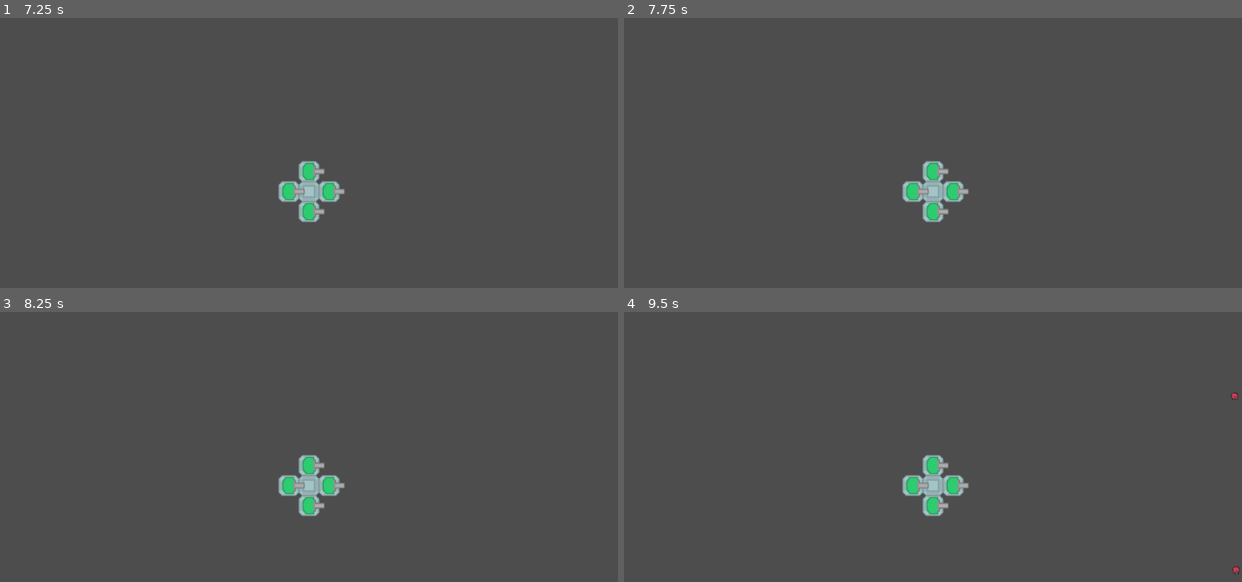
Above: before the commit, frames 1-4 (two rows, left to right).
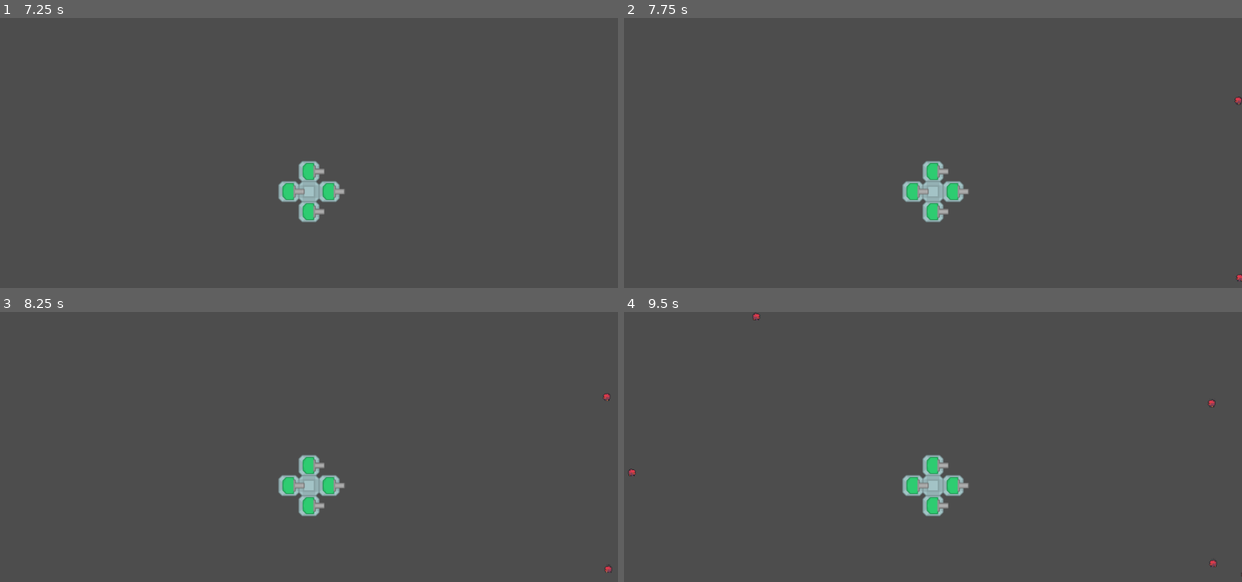
Above: after the commit, the same moments.

Repository: Quilfort/gamedevjs-2025
Game: Godot game, scene res://Scenes/battlefield.tscn
Same seed, same stepped clock (60 frames per second), same inputs: the game is played once before the commit and once after it.
Inputs:
- Up to frame 1 (7.25 s): tap Enter at 0.5, 2, 3.5 s; tap Space at 1.25, 2.75, 4.25 s
- Up to frame 2 (7.75 s): no input
- Up to frame 3 (8.25 s): no input
- Up to frame 4 (9.5 s): no input

Frame 1 is identical in both runs. In frame 2, less than 0.1% of the frame differs, in the area x 98-100%, y 29-98%; in frame 3, less than 0.1%; in frame 4, 0.2%, in the area x 0-100%, y 0-98%.

Commit message:
Add Experience item

Diff:
--- a/gamedev-2025/Scenes/Enemy/enemy_basic.tscn
+++ b/gamedev-2025/Scenes/Enemy/enemy_basic.tscn
@@ -1,7 +1,8 @@
-[gd_scene load_steps=22 format=3 uid="uid://cfvmx5and5r7v"]
+[gd_scene load_steps=23 format=3 uid="uid://cfvmx5and5r7v"]
 
 [ext_resource type="Script" path="res://Scripts/Enemy/enemy_basic.gd" id="1_2x1x7"]
 [ext_resource type="Texture2D" uid="uid://1vlh4x6y7eel" path="res://Assets/Enemy/EnemyBasic/SpriteSheet.png" id="2_gd76v"]
+[ext_resource type="PackedScene" uid="uid://b0mxnhd0y1f" path="res://Scenes/Enemy/experience_item.tscn" id="3_tv5hi"]
 
 [sub_resource type="AtlasTexture" id="AtlasTexture_327ik"]
 atlas = ExtResource("2_gd76v")
@@ -156,6 +157,7 @@
 collision_mask = 0
 gravity_scale = 0.0
 script = ExtResource("1_2x1x7")
+exp_scene = ExtResource("3_tv5hi")
 movement_speed = 30.0
 
 [node name="AnimatedSprite2D" type="AnimatedSprite2D" parent="."]
--- /dev/null
+++ b/gamedev-2025/Scenes/Enemy/experience_item.tscn
@@ -0,0 +1,54 @@
+[gd_scene load_steps=8 format=3 uid="uid://b0mxnhd0y1f"]
+
+[ext_resource type="Script" path="res://Scripts/Enemy/experience_item.gd" id="1_i3kxe"]
+[ext_resource type="Texture2D" uid="uid://c61cnhbifa31h" path="res://Assets/Experience/experience_basic.png" id="2_sprxb"]
+
+[sub_resource type="AtlasTexture" id="AtlasTexture_oak0l"]
+atlas = ExtResource("2_sprxb")
+region = Rect2(0, 0, 10, 10)
+
+[sub_resource type="AtlasTexture" id="AtlasTexture_fclj5"]
+atlas = ExtResource("2_sprxb")
+region = Rect2(10, 0, 10, 10)
+
+[sub_resource type="AtlasTexture" id="AtlasTexture_crm55"]
+atlas = ExtResource("2_sprxb")
+region = Rect2(20, 0, 10, 10)
+
+[sub_resource type="AtlasTexture" id="AtlasTexture_xv6kw"]
+atlas = ExtResource("2_sprxb")
+region = Rect2(30, 0, 10, 10)
+
+[sub_resource type="SpriteFrames" id="SpriteFrames_u12xr"]
+animations = [{
+"frames": [{
+"duration": 1.0,
+"texture": SubResource("AtlasTexture_oak0l")
+}, {
+"duration": 1.0,
+"texture": SubResource("AtlasTexture_fclj5")
+}, {
+"duration": 1.0,
+"texture": SubResource("AtlasTexture_crm55")
+}, {
+"duration": 1.0,
+"texture": SubResource("AtlasTexture_xv6kw")
+}],
+"loop": true,
+"name": &"default",
+"speed": 5.0
+}]
+
+[node name="ExperienceItem" type="RigidBody2D"]
+gravity_scale = 0.0
+script = ExtResource("1_i3kxe")
+
+[node name="AnimatedSprite2D" type="AnimatedSprite2D" parent="."]
+sprite_frames = SubResource("SpriteFrames_u12xr")
+frame_progress = 0.335489
+
+[node name="CollisionShape2D" type="CollisionShape2D" parent="."]
+
+[node name="Timer" type="Timer" parent="."]
+
+[connection signal="timeout" from="Timer" to="." method="_on_timer_timeout"]
--- a/gamedev-2025/Scenes/battlefield.tscn
+++ b/gamedev-2025/Scenes/battlefield.tscn
@@ -36,7 +36,7 @@
 
 [node name="StartTimer" type="Timer" parent="Main"]
 unique_name_in_owner = true
-wait_time = 2.0
+wait_time = 0.5
 one_shot = true
 
 [node name="Middle" type="Node" parent="."]
--- a/gamedev-2025/Scripts/Enemy/enemy_basic.gd
+++ b/gamedev-2025/Scripts/Enemy/enemy_basic.gd
@@ -1,4 +1,7 @@
 extends RigidBody2D
+
+@export var exp_scene: PackedScene
+@export var exp_amount := 1
 
 #Movement
 @export var movement_speed = 10.0
@@ -32,6 +35,14 @@
 		else:
 			sprite.play("left")
 
+func die():
+	for i in exp_amount:
+		var exp_item = exp_scene.instantiate()
+		exp_item.global_position = global_position
+		get_parent().add_child(exp_item)
+
+	queue_free()
+
 
 func _on_visible_on_screen_notifier_2d_screen_exited():
 	queue_free()
--- /dev/null
+++ b/gamedev-2025/Scripts/Enemy/experience_item.gd
@@ -0,0 +1,31 @@
+extends RigidBody2D
+
+@export var delay_before_homing := 1.0
+@export var speed := 200.0
+@export var bounce_strength := 100.0
+
+@onready var sprite = $AnimatedSprite2D
+@onready var timer := $Timer
+
+var target
+var homing := false
+
+func _ready():
+	timer.wait_time = delay_before_homing
+	timer.start()
+	sprite.play("default")
+
+	if not timer.timeout.is_connected(_on_timer_timeout):
+		timer.timeout.connect(_on_timer_timeout)
+
+
+func _on_timer_timeout():
+	homing = true
+	# Target can be also CentralCube
+	target = get_viewport().get_visible_rect().size / 2
+
+func _physics_process(delta):
+	if homing and target:
+		var direction = (target - global_position).normalized()
+		position += direction * speed * delta
+		rotation += 5 * delta
--- a/gamedev-2025/Scripts/Tower/bullet.gd
+++ b/gamedev-2025/Scripts/Tower/bullet.gd
@@ -16,8 +16,10 @@
 		var collision = move_and_collide(velocity * delta)
 		if collision:
 			var body = collision.get_collider()
-			if body.is_in_group("enemies") or (body.get_script() and body.get_script().resource_path.ends_with("enemy_basic.gd")):
-				body.queue_free()
+			if body.has_method("die"):
+				body.die()
+			#if body.is_in_group("enemies") or (body.get_script() and body.get_script().resource_path.ends_with("enemy_basic.gd")):
+				#body.queue_free()
 				queue_free()
 	else:
 		queue_free()
Binary file added: gamedev-2025/Assets/Experience/experience_basic.png
Not shown, added: gamedev-2025/Assets/Experience/experience_basic.png.import
Empty file added: gamedev-2025/Scripts/Singleton/game_manager.gd
